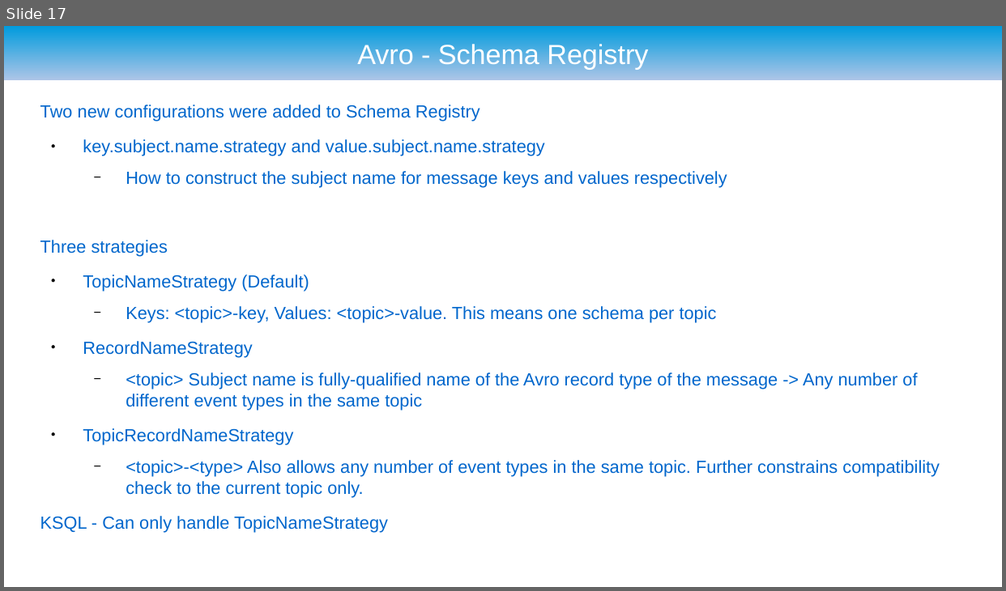
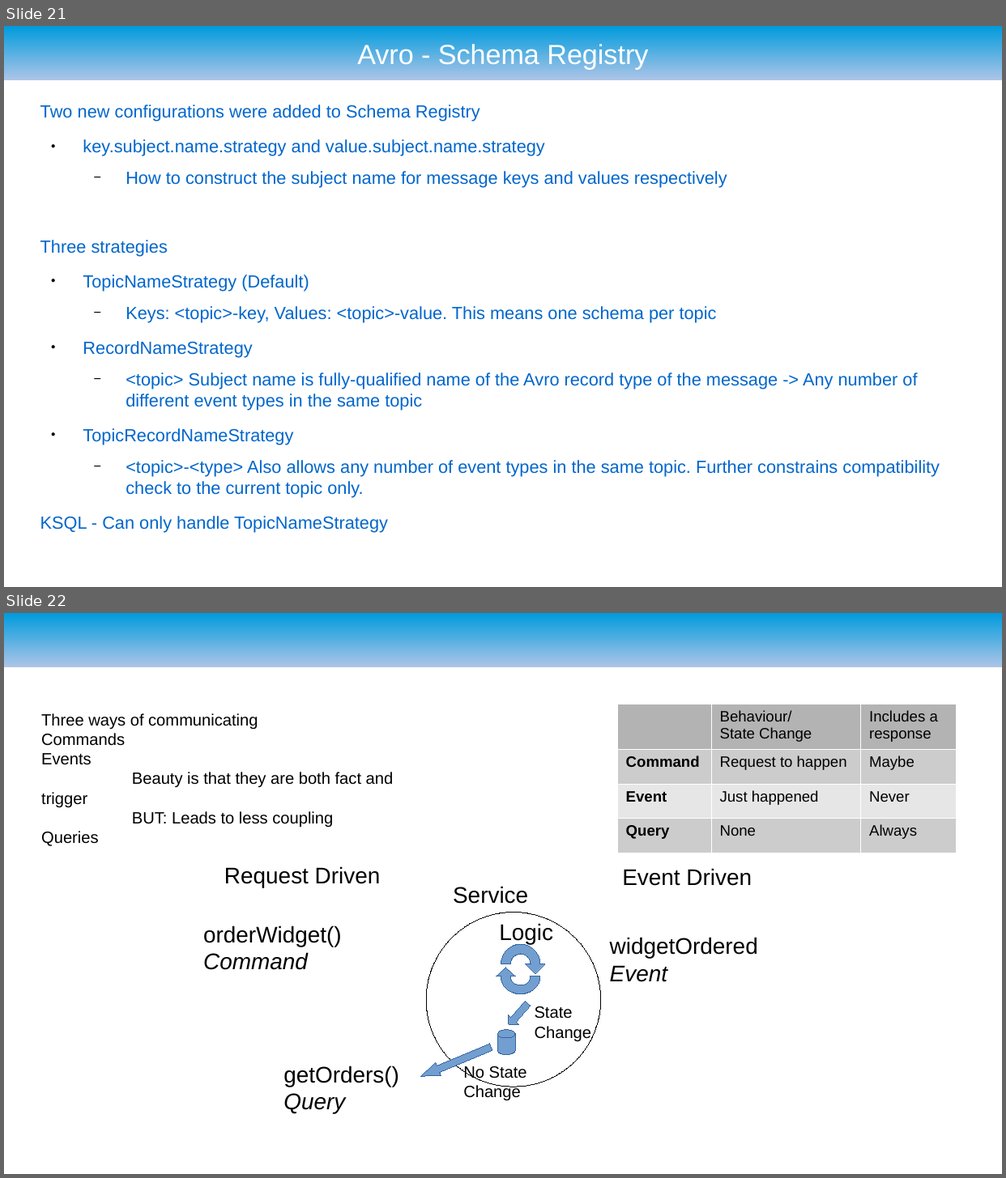
Before and after one commit to ryzlab/kafka-kompetensdag, a slide deck: kafka-demo/presentation.odp. Shown one above the other, each under a label of ours: slide 17 before the commit, slides 21 and 22 after it. The pictures are 1006x591 and 1006x1178 pixels, drawn with LibreOffice and Linux fonts; fonts in the diff are those of the drawing; background and template pictures are left out. Boxes give left, top, right and bottom in pixels: in the first picture for what was removed or moved away, otherwise in the second. Text is boxed around its words. In the diff, an @@ line names an element or a change of style, - is before the commit and + after.

```diff
--- a/kafka-demo/presentation.odp
+++ b/kafka-demo/presentation.odp
@@ slide 22 added at [4, 613, 1002, 1174], background #FFFFFF; not listed: 1 template element that a slide beside it also shows @@
@@ table added at [617, 704, 957, 850], 4 rows, 3 columns @@
+ | Behaviour/ / State Change | Includes a response
+Command | Request to happen | Maybe
+Event | Just happened | Never
+Query | None | Always
@@ text added at [41, 713, 394, 828], 13 pt, text #000000 @@
+Three ways of communicating
+Commands
+Events
+Beauty is that they are both fact and trigger
+BUT: Leads to less coupling
+Queries
@@ text added at [224, 867, 381, 888], 18 pt, text #000000 @@
+Request Driven
@@ text added at [622, 868, 752, 886], 18 pt, text #000000 @@
+Event Driven
@@ text added at [453, 886, 528, 904], 18 pt, text #000000 @@
+Service
@@ text added at [203, 926, 342, 970], 18 pt, text #000000 @@
+orderWidget()
+Command
@@ ellipse added at [426, 913, 601, 1088], outline #000000 0 pt @@
@@ text added at [499, 923, 553, 944], 18 pt, text #000000 @@
+Logic
@@ freeform shape added at [501, 944, 540, 983], fill #729FCF, outline #3465A4 0 pt @@
@@ text added at [610, 937, 758, 982], 18 pt, text #000000 @@
+widgetOrdered
+Event
@@ freeform shape added at [501, 959, 540, 995], fill #729FCF, outline #3465A4 0 pt @@
@@ left arrow added at [504, 999, 533, 1031], fill #729FCF, outline #3465A4 0 pt @@
@@ text added at [535, 1007, 592, 1042], 13 pt, text #000000 @@
+State
+Change
@@ left arrow added at [418, 1041, 494, 1084], fill #729FCF, outline #3465A4 0 pt @@
@@ cylinder added at [497, 1030, 516, 1056], fill #729FCF, outline #3465A4 0 pt @@
@@ text added at [283, 1066, 399, 1114], 18 pt, text #000000 @@
+getOrders()
+Query
@@ text added at [463, 1067, 527, 1101], 13 pt, text #000000 @@
+No State
+Change
@@ what was slide 17 is now slide 21 @@
```
Also in this commit, not shown: 2 slides changed, 4 other slides added.
